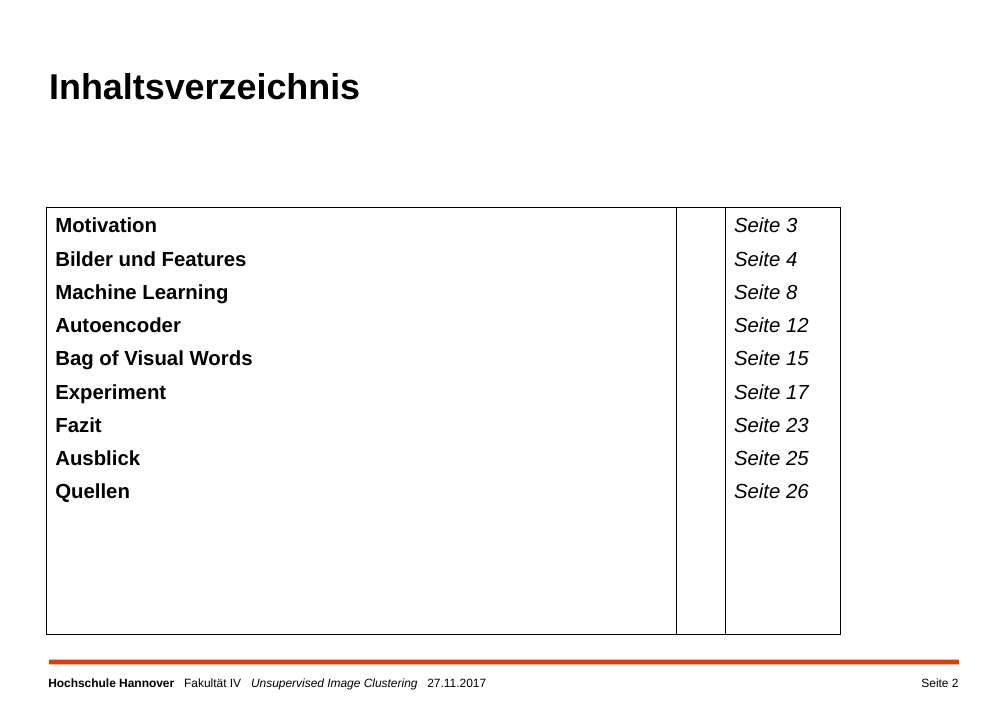
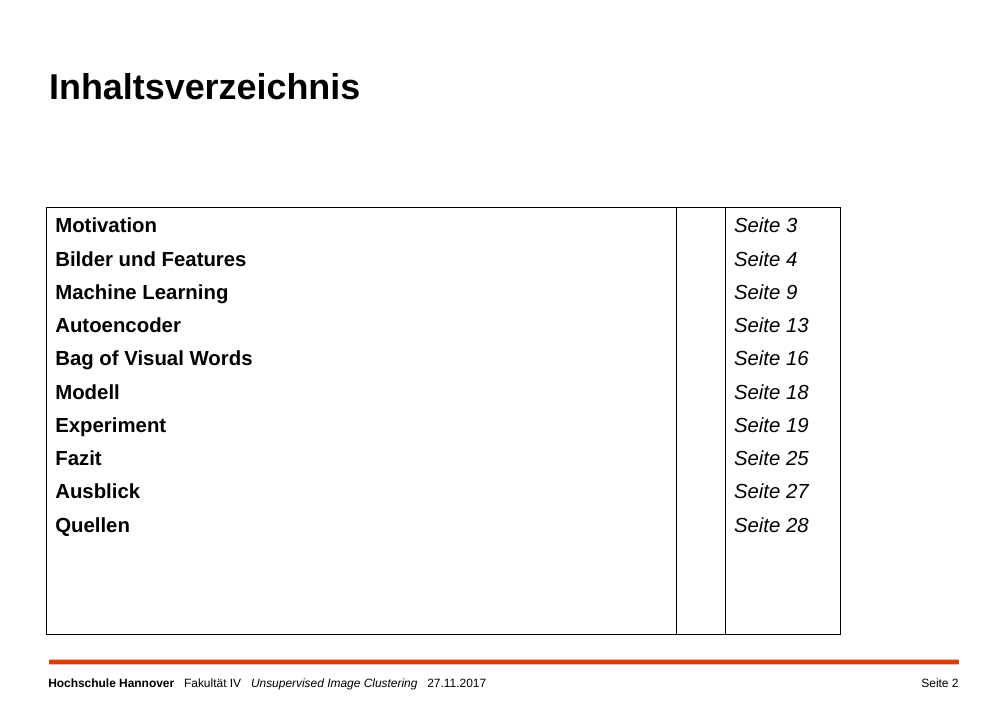
Before and after one commit to a-cl/ma-thesis, a slide deck: slide 2 of kolloquim.pptx. Drawn at 1008x713 pixels with LibreOffice and Linux fonts; fonts in the diff are those of the drawing; background and template pictures are left out. Boxes give left, top, right and bottom in pixels: in the first picture for what was removed or moved away, otherwise in the second. Text is boxed around its words. In the diff, an @@ line names an element or a change of style, - is before the commit and + after.

```diff
--- a/kolloquim.pptx
+++ b/kolloquim.pptx
@@ table at (47,208,841,635) @@
-row 1, column 1: Motivation / Bilder und Features / Machine Learning / Autoencoder / Bag of Visual Words / Experiment / Fazit / Ausblick / Quellen
+row 1, column 1: Motivation / Bilder und Features / Machine Learning / Autoencoder / Bag of Visual Words / Modell / Experiment / Fazit / Ausblick / Quellen
-row 1, column 3: Seite 3 / Seite 4 / Seite 8 / Seite 12 / Seite 15 / Seite 17 / Seite 23 / Seite 25 / Seite 26
+row 1, column 3: Seite 3 / Seite 4 / Seite 9 / Seite 13 / Seite 16 / Seite 18 / Seite 19 / Seite 25 / Seite 27 / Seite 28
```
Also in this commit, not shown: 7 other slides changed, 2 slides added.
